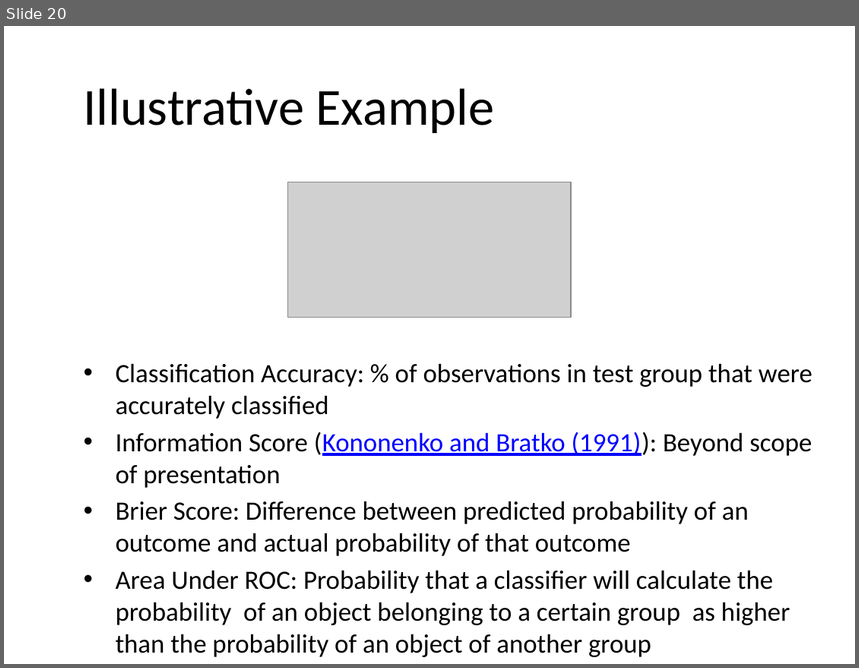
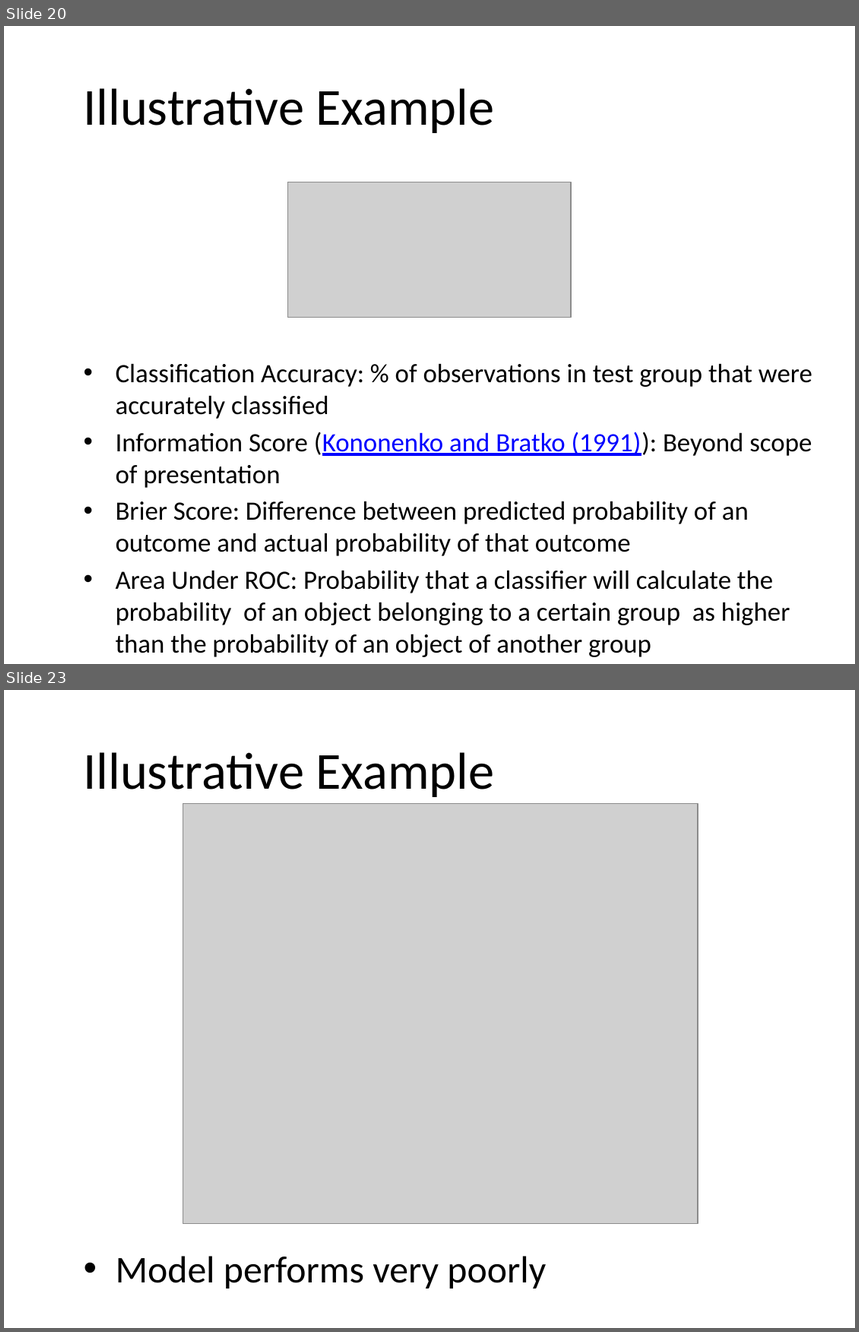
Before and after one commit to adam-m-mcelhinney/MCS507_Final_Project, a slide deck: Presentation/Bayesian Classifiers in Python.pptx. Shown one above the other, each under a label of ours: slide 20 before the commit, slides 20 and 23 after it; the slides between them are not shown. The pictures are 859x668 and 859x1332 pixels, drawn with LibreOffice and Linux fonts; fonts in the diff are those of the drawing; grey boxes stand for pictures; background and template pictures are left out. Boxes give left, top, right and bottom in pixels: in the first picture for what was removed or moved away, otherwise in the second. Text is boxed around its words. In the diff, an @@ line names an element or a change of style, - is before the commit and + after.

```diff
--- a/Presentation/Bayesian Classifiers in Python.pptx
+++ b/Presentation/Bayesian Classifiers in Python.pptx
@@ slide 23 added at [4,690,855,1328], background picture (left out) @@
@@ title added at [84,752,495,797], 44 pt, text #000000 @@
+Illustrative Example
@@ picture added at [183,803,698,1224] @@
@@ text added at [116,1256,546,1289], 32 pt, text #000000 @@
+• Model performs very poorly
```
Also in this commit, not shown: 1 slide changed, 2 other slides added, 5 other files.
